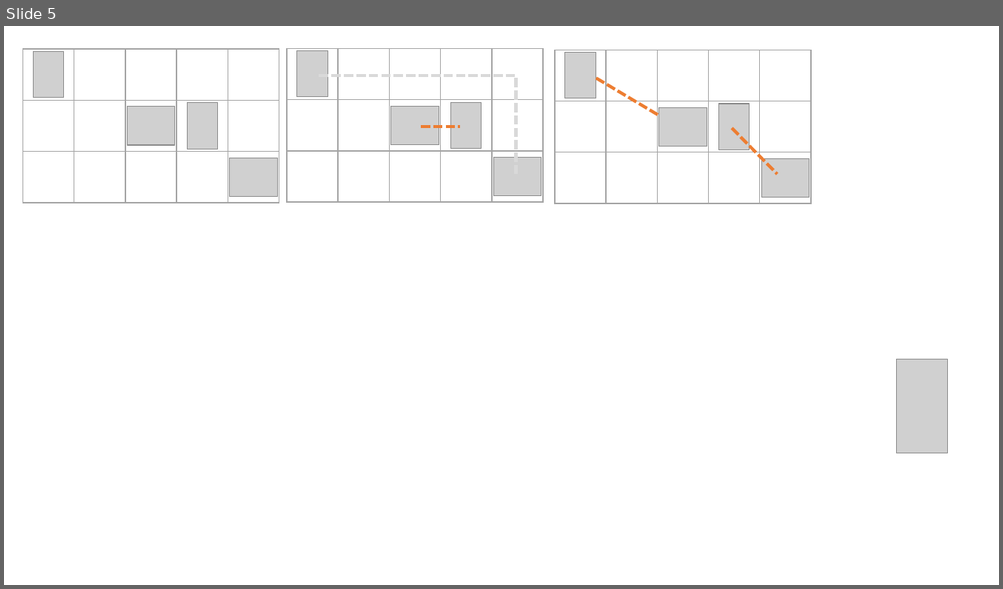
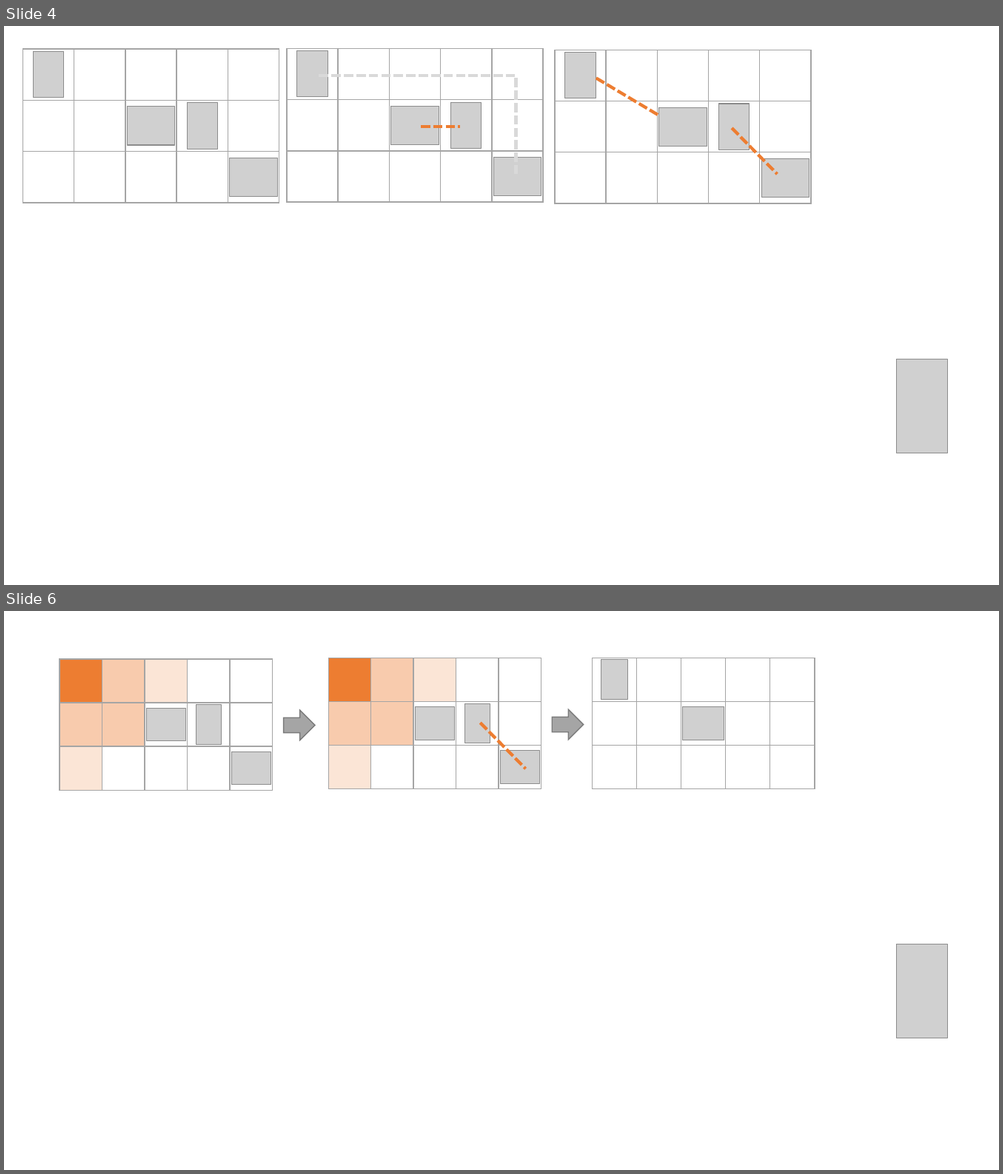
Before and after one commit to xz3030/xz3030.github.io, a slide deck: raw_images/distribute1.pptx. Shown one above the other, each under a label of ours: slide 5 before the commit, slides 4 and 6 after it; the slides between them are not shown. The pictures are 1003x589 and 1003x1174 pixels, drawn with LibreOffice and Linux fonts; fonts in the diff are those of the drawing; grey boxes stand for pictures. Boxes give left, top, right and bottom in pixels: in the first picture for what was removed or moved away, otherwise in the second. Text is boxed around its words. In the diff, an @@ line names an element or a change of style, - is before the commit and + after.

```diff
--- a/raw_images/distribute1.pptx
+++ b/raw_images/distribute1.pptx
@@ slide 6 added at bbox=[4, 611, 999, 1170], background #FFFFFF @@
@@ group added at bbox=[592, 658, 815, 789]: 15 rectangles, 2 pictures @@
@@ group added at bbox=[60, 659, 273, 791]: 15 rectangles, 3 pictures @@
@@ right arrow added at bbox=[284, 710, 315, 740], fill #A5A5A5, outline #7A7A7A 1 pt @@
@@ group added at bbox=[329, 658, 541, 789]: 15 rectangles, 3 pictures @@
@@ right arrow added at bbox=[552, 709, 583, 739], fill #A5A5A5, outline #7A7A7A 1 pt @@
@@ line added from (480, 723) to (526, 769), #ED7D31 3 pt dashed @@
@@ picture added at bbox=[896, 945, 947, 1039] @@
@@ what was slide 5 is now slide 4 @@
```
Also in this commit, not shown: 1 slide changed, 4 other slides added, 3 slides removed, 2 other files.
